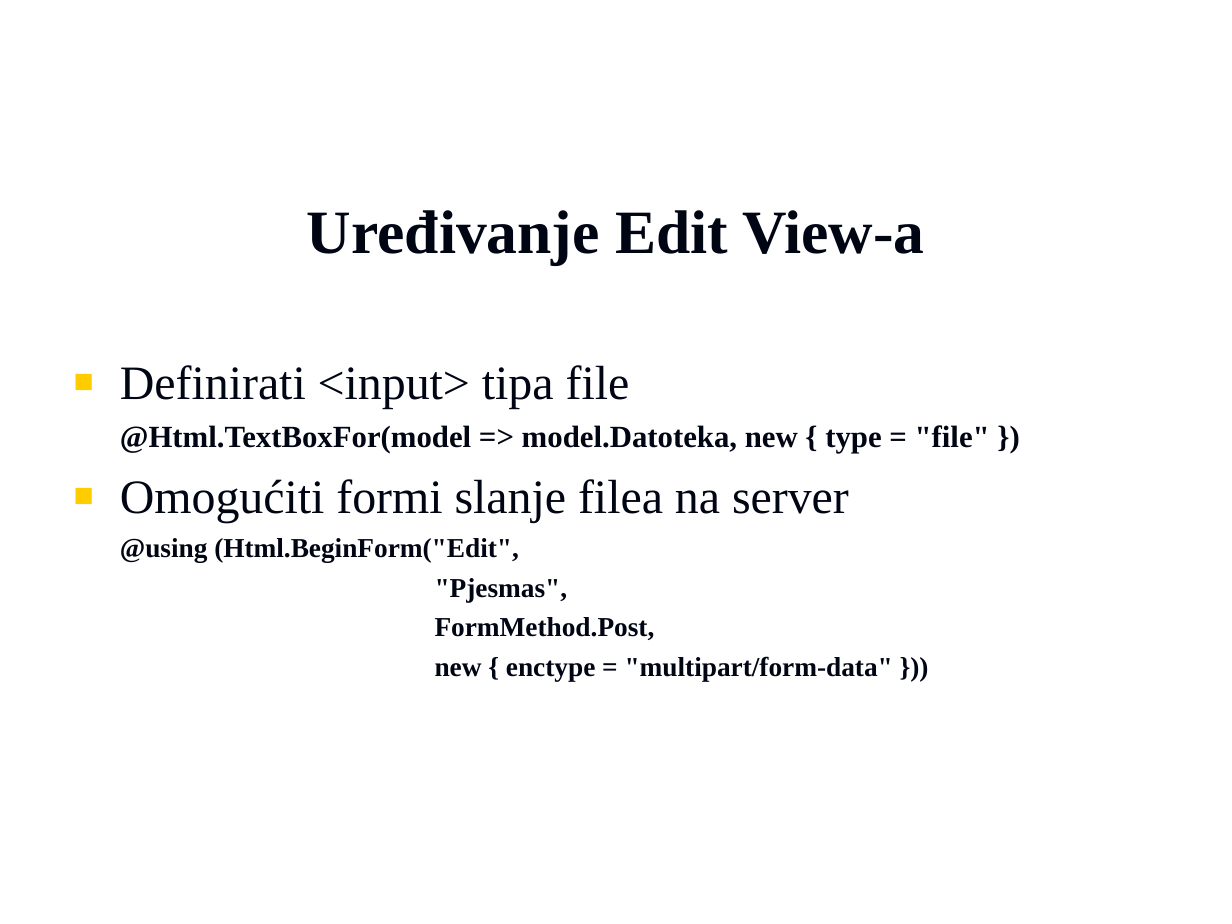
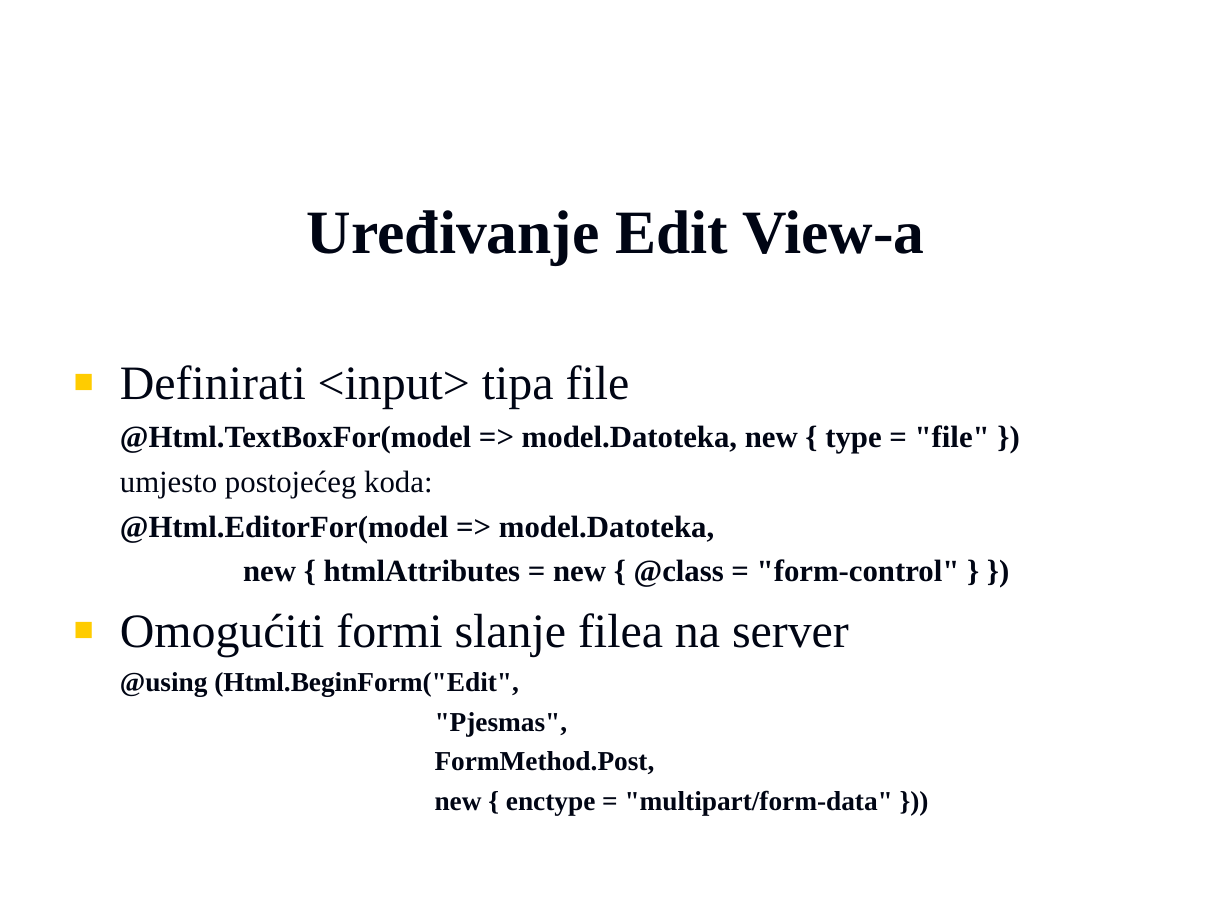
Before and after one commit to vzdesic/PZI, a slide deck: slide 4 of PPTs/MVC dodatak - file upload i download .ppt. Drawn at 1232x924 pixels with LibreOffice and Linux fonts; fonts in the diff are those of the drawing; background and template pictures are left out. Boxes give left, top, right and bottom in pixels: in the first picture for what was removed or moved away, otherwise in the second. Text is boxed around its words. In the diff, an @@ line names an element or a change of style, - is before the commit and + after.

```diff
--- a/PPTs/MVC dodatak - file upload i download .ppt
+++ b/PPTs/MVC dodatak - file upload i download .ppt
@@ text at box(120, 470, 960, 587): paragraphs added @@
+umjesto postojećeg koda:
+@Html.EditorFor(model => model.Datoteka,
+new { htmlAttributes = new { @class = "form-control" } })
```
Also in this commit, not shown: 3 other slides changed, 4 slides added, 1 other file.
